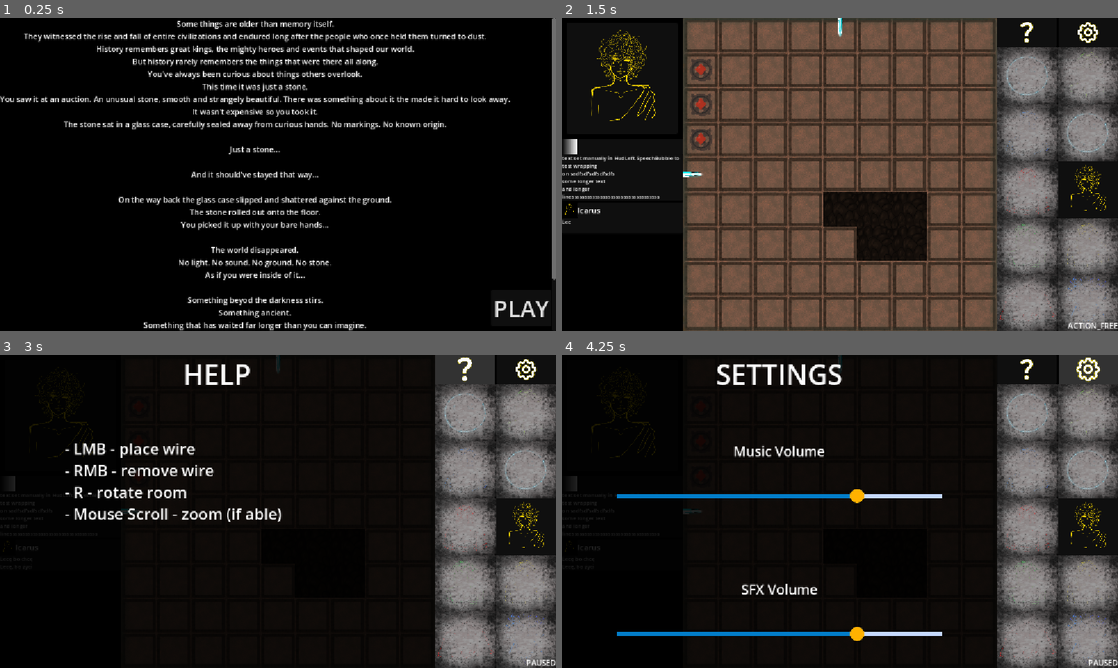
Above: before the commit, frames 1-4 (two rows, left to right).
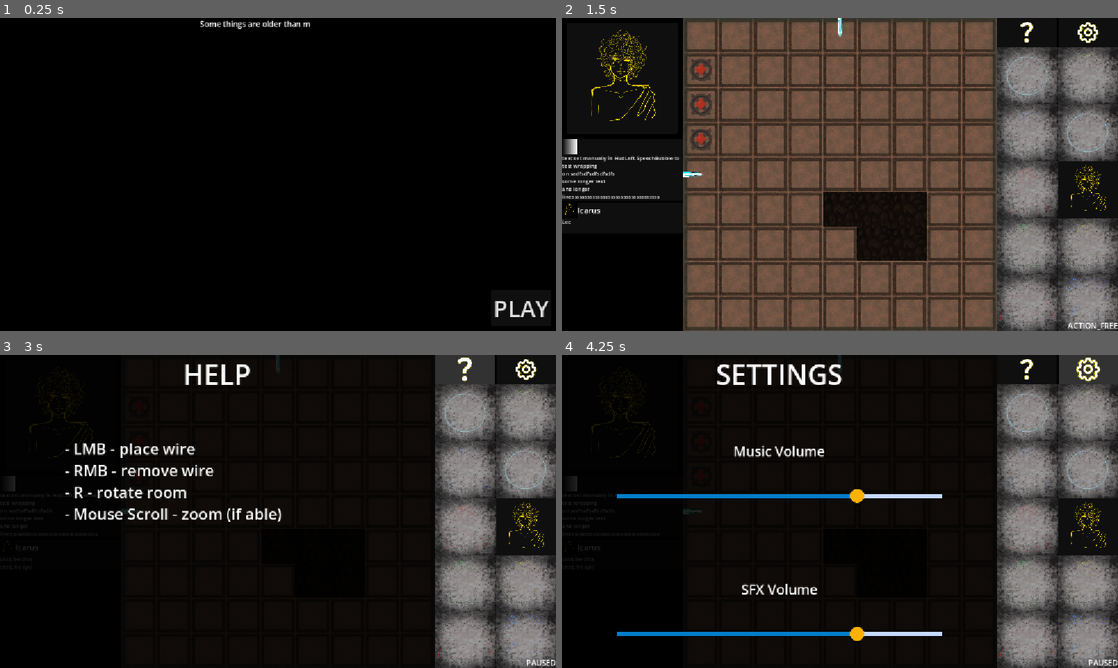
Above: after the commit, the same moments.

Repository: Wallted/ldjam-60
Game: Godot game, scene res://main.tscn
Same seed, same stepped clock (60 frames per second), same inputs: the game is played once before the commit and once after it.
Inputs (mouse positions are in pixels of both pictures, inside the frame that each line leads up to):
- Up to frame 1 (0.25 s): no input
- Up to frame 2 (1.5 s): click "PLAY" at 0.5 s; move the mouse to (962, 158) at 1.27 s; hold W from 1.28 s (still down); tap R (rotate) at 1.35 s; click (962, 158) at 1.42 s
- Up to frame 3 (3 s): move the mouse to (16, 408) at 2.02 s; release W at 2.03 s; tap T at 2.1 s; click (16, 408) at 2.17 s; click (467, 370) at 2.75 s
- Up to frame 4 (4.25 s): click (1090, 370) at 3.5 s

The runs differ from the first frame. In frame 1, 9.2% of the frame differs, in the area x 0-100%, y 0-100%; in frame 2, nothing differs; in frame 3, less than 0.1%; in frame 4, less than 0.1%.

Commit message:
[feature] Intro slow show

Diff:
--- a/main.gd
+++ b/main.gd
@@ -3,7 +3,7 @@
 @onready var color_rect: ColorRect = $CanvasLayer/TitleScreen/ColorRect
 @onready var button: Button = $CanvasLayer/TitleScreen/Button
 @onready var title_screen: Control = $CanvasLayer/TitleScreen
-@onready var title_text_scroll_container: ScrollContainer = $CanvasLayer/TitleScreen/TitleTextScrollContainer
+@onready var title_text: RichTextLabel = $CanvasLayer/TitleScreen/TitleText
 
 func _ready() -> void:
 	GameState.pause_game()
@@ -14,7 +14,7 @@
 	tween.tween_property(color_rect, 'color:a', 0.0, 0.75).set_trans(Tween.TRANS_LINEAR)
 	tween.tween_callback(_delete)
 	button.visible = false
-	title_text_scroll_container.visible = false
+	title_text.visible = false
 
 func _delete() -> void:
 	GameState.unpause_game()
--- a/main.tscn
+++ b/main.tscn
@@ -11,6 +11,7 @@
 [ext_resource type="Script" uid="uid://uxsywj5kk4up" path="res://main_audio_stream.gd" id="6_272bh"]
 [ext_resource type="PackedScene" uid="uid://bkkrnwmeyogai" path="res://help.tscn" id="6_dg77c"]
 [ext_resource type="Script" uid="uid://dkcfc85dw6qoi" path="res://dialog_stream.gd" id="7_5vw27"]
+[ext_resource type="Script" uid="uid://2e2p40e4cd3i" path="res://title_screen.gd" id="9_dg77c"]
 
 [node name="Main" type="Node" unique_id=665793303]
 script = ExtResource("1_efxa6")
@@ -104,6 +105,8 @@
 anchor_bottom = 1.0
 grow_horizontal = 2
 grow_vertical = 2
+script = ExtResource("9_dg77c")
+duration = 10.0
 
 [node name="ColorRect" type="ColorRect" parent="CanvasLayer/TitleScreen" unique_id=961756532]
 layout_mode = 1
@@ -115,13 +118,10 @@
 mouse_filter = 2
 color = Color(0, 0, 0, 1)
 
-[node name="TitleTextScrollContainer" type="ScrollContainer" parent="CanvasLayer/TitleScreen" unique_id=1784492556]
-layout_mode = 0
-offset_right = 1152.0
-offset_bottom = 648.0
-
-[node name="TitleText" type="Label" parent="CanvasLayer/TitleScreen/TitleTextScrollContainer" unique_id=1040147722]
-layout_mode = 2
+[node name="TitleText" type="RichTextLabel" parent="CanvasLayer/TitleScreen" unique_id=2133776224]
+layout_mode = 0
+offset_right = 1057.0
+offset_bottom = 777.0
 text = "Some things are older than memory itself.
 They witnessed the rise and fall of entire civilizations and endured long after the people who once held them turned to dust.
 History remembers great kings, the mighty heroes and events that shaped our world.
@@ -152,6 +152,8 @@
 And then you see it...
 
 "
+fit_content = true
+scroll_active = false
 horizontal_alignment = 1
 
 [node name="Button" type="Button" parent="CanvasLayer/TitleScreen" unique_id=172084907]
--- /dev/null
+++ b/title_screen.gd
@@ -0,0 +1,17 @@
+extends Control
+
+@onready var text_node: RichTextLabel = $TitleText
+
+@export var duration: float = 0.0
+
+# Called when the node enters the scene tree for the first time.
+func _ready() -> void:
+	text_node.visible_ratio = 0.0
+
+# Called every frame. 'delta' is the elapsed time since the previous frame.
+func _process(delta: float) -> void:
+	if duration:
+		if text_node.visible_ratio <= 1.0:
+			text_node.visible_ratio += delta/duration
+	else:
+		text_node.visible_ratio = 1.0
Not shown, added: title_screen.gd.uid
